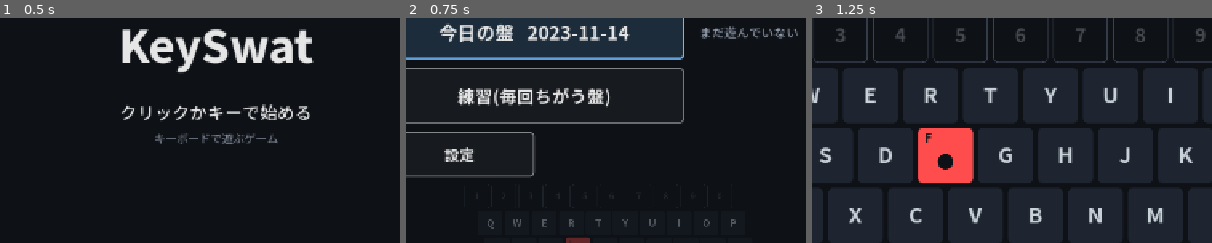
Above: before the commit, frames 1-3 (left to right).
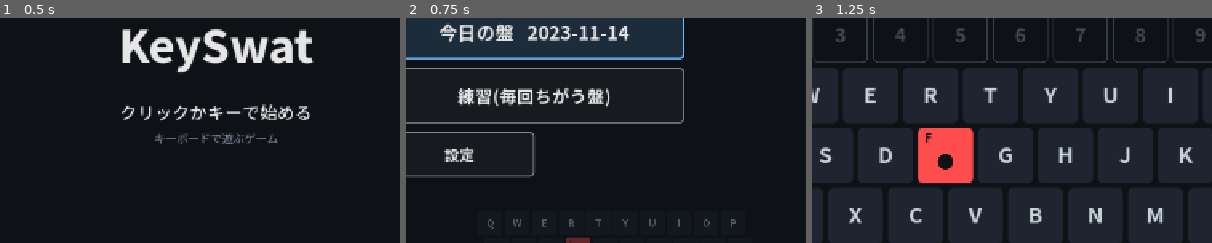
Above: after the commit, the same moments.

Repository: takosasi-dev/key-swat
Game: Godot game, scene res://ui/main.tscn
The game is run twice, just before and just after one commit, with the same random seed, the same clock (stepped at 60 frames per second) and the same inputs.
Inputs (mouse positions are % of the whole screen's width and height, from its top left):
- Up to frame 1 (0.5 s): no input
- Up to frame 2 (0.75 s): tap Enter at 0.5 s; move the mouse to (72, 45) at 0.52 s; hold D from 0.53 s (still down); tap 1 at 0.6 s; click (72, 45) at 0.67 s
- Up to frame 3 (1.25 s): keep holding D; tap Space at 0.77 s
The pictures show only the part of the screen within x 23-73%, y 32-82%; the shares and areas given below are measured in that part.

Frame 1 is identical in both runs. In frame 2, 0.6% of the frame differs, in the area x 74-98%, y 3-10%; in frame 3, nothing differs.

Commit message:
タイトルの薄い盤は 30 キーだけにし、初めての起動では記録の行を出さない。README に撤退基準の判定を書く
Co-Authored-By: Claude Opus 5.5 <noreply@anthropic.com>

Diff:
--- a/core/bots.gd
+++ b/core/bots.gd
@@ -10,7 +10,6 @@
 const GOOD := 0
 const MASH := 1
 const IDLE := 2
-const NAMES := ["正しい", "連打", "何もしない"]
 
 
 class Driver:
--- a/tests/test_source.gd
+++ b/tests/test_source.gd
@@ -27,12 +27,12 @@
 
 
 func test_ac23_no_japanese_literals_outside_strings() -> bool:
-	# 日本語の文言は core/strings.gd だけ(bots.gd の bot の名前は道具の印字用)
+	# 日本語の文言は core/strings.gd だけ
 	var re := RegEx.create_from_string("\"[^\"\\n]*[\\x{3000}-\\x{9FFF}\\x{FF00}-\\x{FFEF}][^\"\\n]*\"")
 	var found: Array = []
 	for dir: String in ["res://core", "res://ui", "res://audio", "res://save"]:
 		for f: String in _files(dir):
-			if f.ends_with("strings.gd") or f.ends_with("bots.gd"):
+			if f.ends_with("strings.gd"):
 				continue
 			for m in re.search_all(_code(f)):
 				found.append("%s: %s" % [f, m.get_string()])
--- a/tools/bot_report.gd
+++ b/tools/bot_report.gd
@@ -6,6 +6,7 @@
 const Bots := preload("res://core/bots.gd")
 const Score := preload("res://core/score.gd")
 const B := preload("res://core/balance.gd")
+const NAMES := ["正しい", "連打", "何もしない"]
 
 
 func _initialize() -> void:
@@ -20,7 +21,7 @@
 			var r: Dictionary = Bots.play(Sim.new(s, Sim.MODE_PRACTICE), k, cap)
 			ticks.append(int(r["ticks"]))
 			var why: String = "上限" if r["capped"] else ["感染", "耐久"][int(r["reason"])]
-			row += "  %s %6d tick(%s) 点 %7d 潰 %4d 外 %3d %s" % [Bots.NAMES[k], r["ticks"], Score.clock_text(r["ticks"]), r["score"], r["squashed"], r["misses"], why]
+			row += "  %s %6d tick(%s) 点 %7d 潰 %4d 外 %3d %s" % [NAMES[k], r["ticks"], Score.clock_text(r["ticks"]), r["score"], r["squashed"], r["misses"], why]
 		if ticks[1] >= ticks[0]:
 			r3 += 1
 		print(row)
--- a/ui/board.gd
+++ b/ui/board.gd
@@ -11,6 +11,7 @@
 
 var snap: Dictionary = {}
 var reduce_flash := false
+var show_locked := true  # 解放前の数字の段を枠で出すか(タイトルの薄い盤は出さない)
 var miss_at: Array[int] = []
 var hit_at: Array[int] = []
 var spawn_at: Array[int] = []
@@ -72,6 +73,8 @@
 			if t >= 0.0 and t < 1.0:
 				r.position.y -= (1.0 - t) * B.KEY_PX  # 上から入る
 		if not active[i]:
+			if not show_locked:
+				continue
 			_sb["locked"].draw(get_canvas_item(), r)
 			_label(i, r, Color(Kit.C_KEY_TEXT, 0.3), 30, true)
 			continue
--- a/ui/play.gd
+++ b/ui/play.gd
@@ -134,6 +134,8 @@
 func _on_event(e: Dictionary, heard: Dictionary) -> void:
 	var now := Time.get_ticks_msec()
 	var t: String = e["type"]
+	if bot != null and (t == "unlock" or (t == "spawn" and int(e["kind"]) == Sim.JUMPER)):
+		print("SMOKE event=%s clock=%d" % [t, sim.clock])  # smoke で 80 秒・120 秒の先まで描いたかを見る
 	match t:
 		"squash":
 			var i: int = e["key"]
--- a/ui/title.gd
+++ b/ui/title.gd
@@ -17,6 +17,7 @@
 	size = Vector2(1280, 720)
 	var faint := Board.new()
 	faint.snap = Board.title_snap()
+	faint.show_locked = false
 	faint.modulate.a = 0.35
 	faint.scale = Vector2(0.45, 0.45)
 	Kit.place(faint, 341, 400, 1280, 720)
@@ -33,11 +34,11 @@
 		var what := String(b.name)
 		b.pressed.connect(func() -> void: chosen.emit(what))
 	var d: Dictionary = store.daily(day)
-	var rec := S.REC_NONE
+	var pb: Variant = store.practice_best()
 	if d["first"] != null:
-		rec = (S.REC_FIRST % Score.comma(d["first"]["score"])) + " / " + (S.REC_TODAY_BEST % Score.comma(d["best"]["score"]))
-	_note(rec, daily)
-	var pb: Variant = store.practice_best()
+		_note((S.REC_FIRST % Score.comma(d["first"]["score"])) + " / " + (S.REC_TODAY_BEST % Score.comma(d["best"]["score"])), daily)
+	elif pb != null or store.data["daily"] != null:
+		_note(S.REC_NONE, daily)  # 初めての起動(記録が何も無い)では記録の行を出さない
 	if pb != null:
 		_note(S.REC_BEST % Score.comma(pb["score"]), practice)
 	var ver := Kit.label(S.VERSION, 20, Kit.C_DIM)
